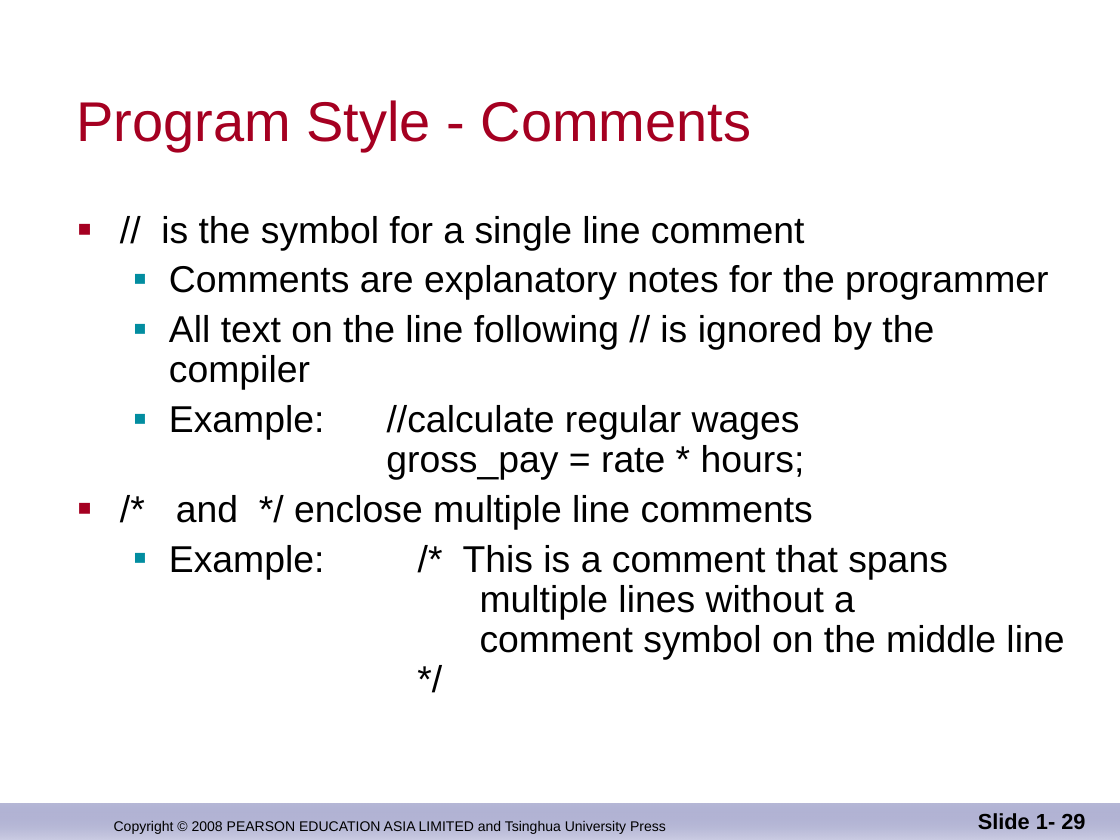
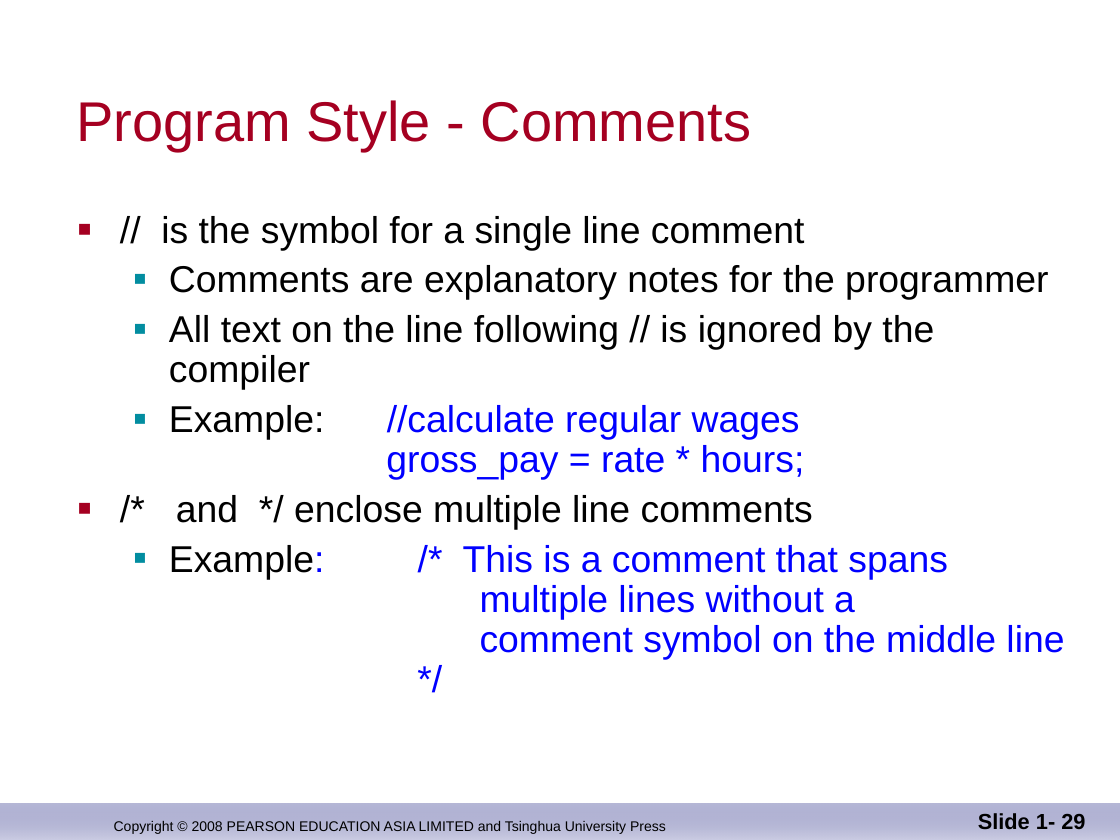
Before and after one commit to djuanbei/CPLUSPLUS, a slide deck: slide 29 of ppt/ch_01.ppt. Drawn at 1120x840 pixels with LibreOffice and Linux fonts; fonts in the diff are those of the drawing; background and template pictures are left out. Boxes give left, top, right and bottom in pixels: in the first picture for what was removed or moved away, otherwise in the second. Text is boxed around its words. In the diff, an @@ line names an element or a change of style, - is before the commit and + after.

```diff
--- a/ppt/ch_01.ppt
+++ b/ppt/ch_01.ppt
@@ text at box(169, 405, 1064, 660): text colour #000000 to #0000FF in "//calculate regular wages gross_pay = rate * ...", "Example: /* This is a comment that ..." @@
```
Also in this commit, not shown: 10 other slides changed, 1 other file.
